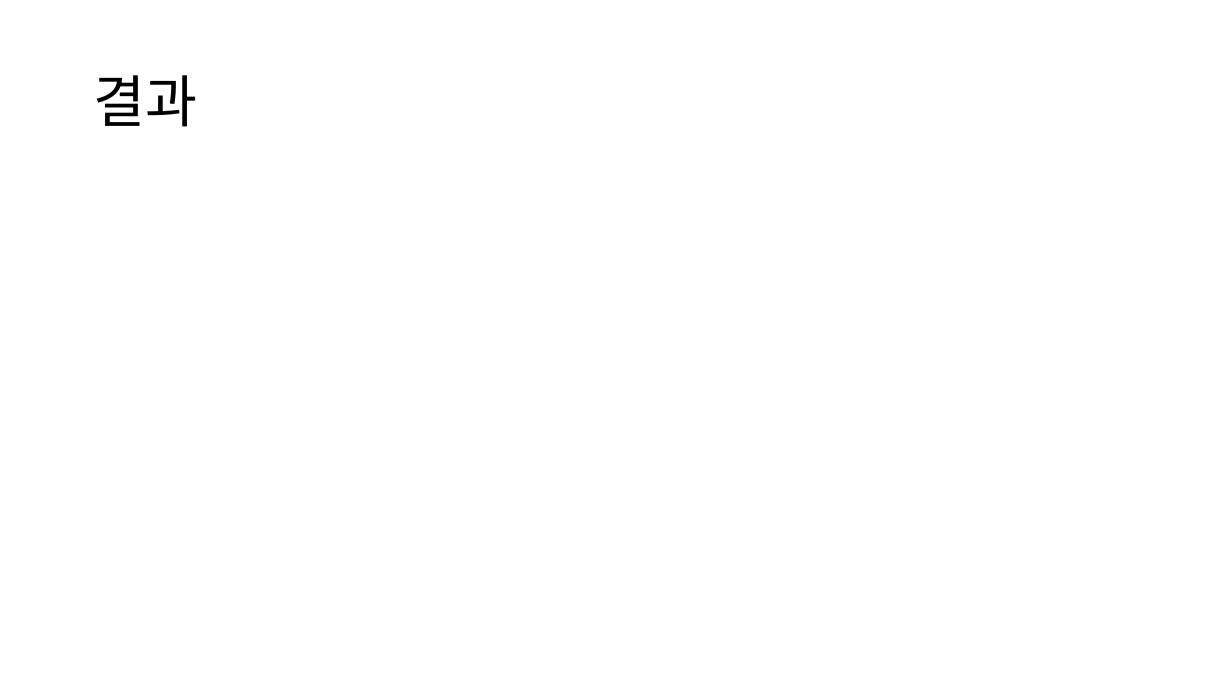
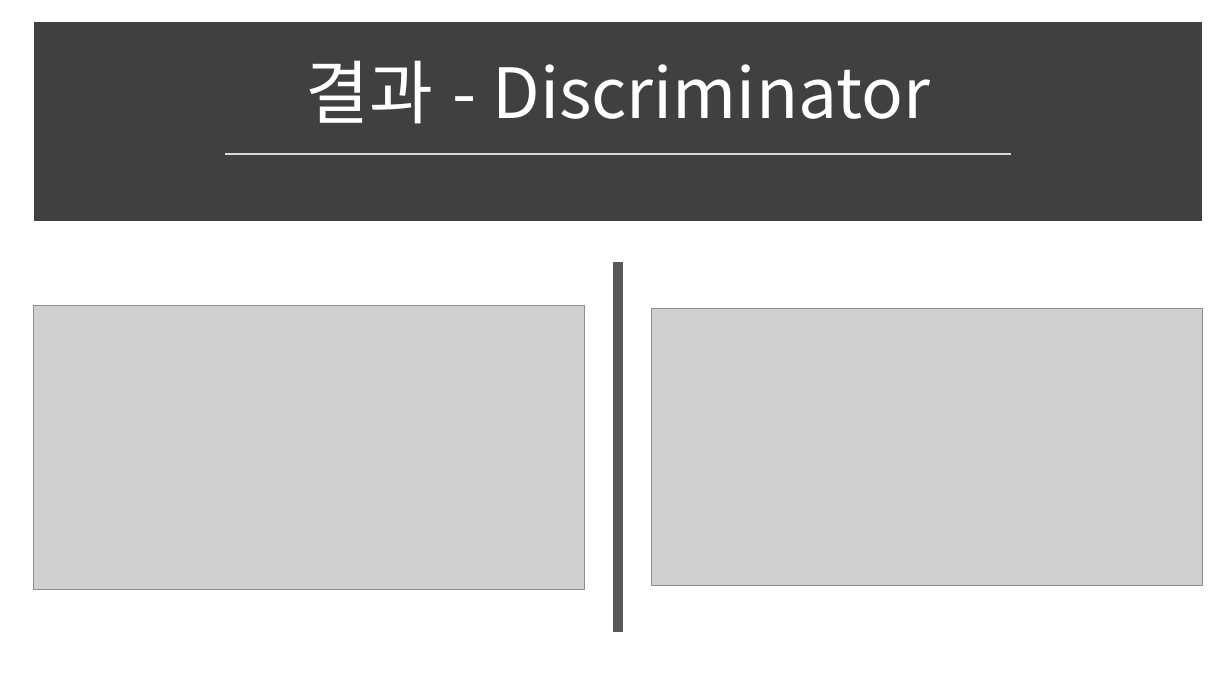
Before and after one commit to jjeamin/Data_mining, a slide deck: slide 15 of project/최종보고서_정재민.pptx. Drawn at 1232x693 pixels with LibreOffice and Linux fonts; fonts in the diff are those of the drawing; grey boxes stand for pictures. Boxes give left, top, right and bottom in pixels: in the first picture for what was removed or moved away, otherwise in the second. Text is boxed around its words. In the diff, an @@ line names an element or a change of style, - is before the commit and + after.

```diff
--- a/project/최종보고서_정재민.pptx
+++ b/project/최종보고서_정재민.pptx
@@ rectangle added at box(40, 29, 1196, 215), fill #404040, outline #404040 10 pt @@
@@ title "결과 - Discriminator" at box(306, 60, 930, 124): vertical alignment middle to bottom @@
@@ title at box(306, 60, 930, 124): text changed; size 44 to 54 pt; text colour #000000 to #FFFFFF @@
-결과
+결과 - Discriminator
@@ line added from (226, 153) to (1011, 153), #D9D9D9 1.75 pt @@
@@ line added from (618, 262) to (618, 632), #595959 8 pt @@
@@ picture added at box(33, 305, 585, 589) @@
@@ picture added at box(652, 309, 1203, 586) @@
```
Also in this commit, not shown: 1 other slide changed, 3 slides added, 1 other file.
